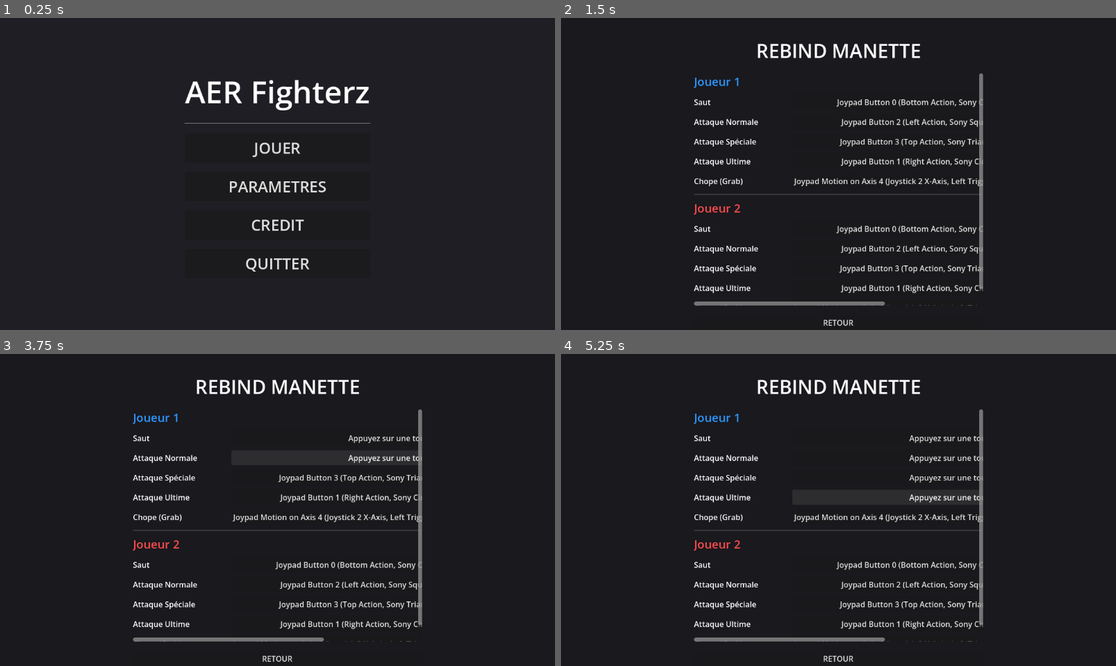
Above: before the commit, frames 1-4 (two rows, left to right).
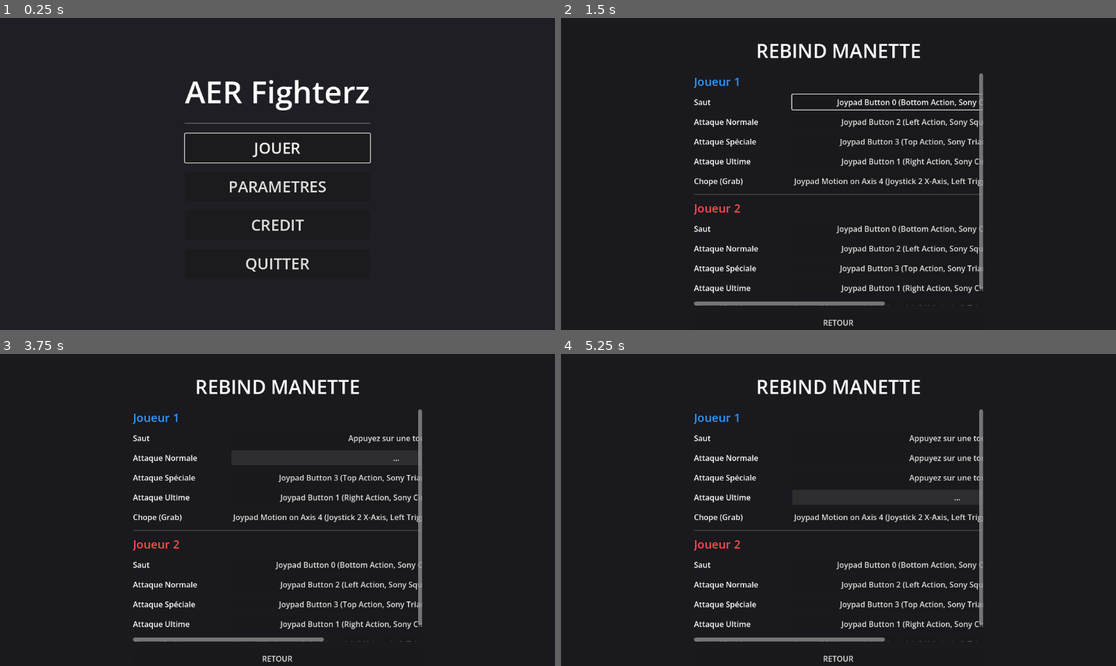
Above: after the commit, the same moments.

Repository: Alexnex31/Game-JAM-epitech
Game: Godot game, scene res://src/scenes/MainMenu.tscn
The game is run twice, just before and just after one commit, with the same random seed, the same clock (stepped at 60 frames per second) and the same inputs. The engine's default icon, where the game draws it, is replaced by a stand-in: a white triangle on a blue panel in a dark square.
Inputs:
- Up to frame 1 (0.25 s): no input
- Up to frame 2 (1.5 s): click "PARAMETRES" at 0.5 s; click "REBIND MANETTE" at 1.25 s
- Up to frame 3 (3.75 s): click "Joypad Button 0 (Bottom Actio…" at 2 s; click "Appuyez sur une touche..." at 2.75 s; click "Joypad Button 2 (Left Action,…" at 3.5 s
- Up to frame 4 (5.25 s): click "Joypad Button 3 (Top Action, …" at 4.25 s; click "Joypad Button 1 (Right Action…" at 5 s

The runs differ from the first frame. In frame 1, 0.3% of the frame differs, in the area x 33-67%, y 36-47%; in frame 2, 0.2%; in frame 3, 0.1%; in frame 4, 0.1%.

Commit message:
ADD: pause & key binding

Diff:
--- a/fighting-game/brouillon_arena.tscn
+++ b/fighting-game/brouillon_arena.tscn
@@ -3,6 +3,7 @@
 [ext_resource type="Script" uid="uid://c0cu2pi8sj3nb" path="res://scripts/area.gd" id="1_paolq"]
 [ext_resource type="Texture2D" uid="uid://bn5y7dwt1qqau" path="res://icon.svg" id="3_da5vq"]
 [ext_resource type="PackedScene" uid="uid://btjqgmgnfkknx" path="res://President.tscn" id="3_mwyi6"]
+[ext_resource type="PackedScene" uid="uid://d4x5v6w7x8y9z" path="res://src/scenes/PauseMenu.tscn" id="4_pause"]
 
 [sub_resource type="RectangleShape2D" id="RectangleShape2D_f8uun"]
 size = Vector2(1960.75, 499.5)
@@ -40,3 +41,8 @@
 player_id = 2
 
 [connection signal="body_entered" from="blast_zone" to="." method="_on_blast_zone_body_entered"]
+
+[node name="UI" type="CanvasLayer" parent="."]
+
+[node name="PauseMenu" parent="UI" instance=ExtResource("4_pause")]
+visible = false
--- a/fighting-game/project.godot
+++ b/fighting-game/project.godot
@@ -109,6 +109,48 @@
 , Object(InputEventJoypadMotion,"resource_local_to_scene":false,"resource_name":"","device":1,"axis":5,"axis_value":1.0,"script":null)
 ]
 }
+pause={
+"deadzone": 0.2,
+"events": [Object(InputEventJoypadButton,"resource_local_to_scene":false,"resource_name":"","device":0,"button_index":6,"pressure":0.0,"pressed":false,"script":null)
+, Object(InputEventJoypadButton,"resource_local_to_scene":false,"resource_name":"","device":1,"button_index":6,"pressure":0.0,"pressed":false,"script":null)
+]
+}
+ui_accept={
+"deadzone": 0.5,
+"events": [Object(InputEventJoypadButton,"resource_local_to_scene":false,"resource_name":"","device":0,"button_index":0,"pressure":0.0,"pressed":false,"script":null)
+, Object(InputEventJoypadButton,"resource_local_to_scene":false,"resource_name":"","device":1,"button_index":0,"pressure":0.0,"pressed":false,"script":null)
+]
+}
+ui_cancel={
+"deadzone": 0.5,
+"events": [Object(InputEventJoypadButton,"resource_local_to_scene":false,"resource_name":"","device":0,"button_index":1,"pressure":0.0,"pressed":false,"script":null)
+, Object(InputEventJoypadButton,"resource_local_to_scene":false,"resource_name":"","device":1,"button_index":1,"pressure":0.0,"pressed":false,"script":null)
+]
+}
+ui_up={
+"deadzone": 0.5,
+"events": [Object(InputEventJoypadMotion,"resource_local_to_scene":false,"resource_name":"","device":0,"axis":1,"axis_value":-1.0,"script":null)
+, Object(InputEventJoypadButton,"resource_local_to_scene":false,"resource_name":"","device":0,"button_index":11,"pressure":0.0,"pressed":false,"script":null)
+]
+}
+ui_down={
+"deadzone": 0.5,
+"events": [Object(InputEventJoypadMotion,"resource_local_to_scene":false,"resource_name":"","device":0,"axis":1,"axis_value":1.0,"script":null)
+, Object(InputEventJoypadButton,"resource_local_to_scene":false,"resource_name":"","device":0,"button_index":12,"pressure":0.0,"pressed":false,"script":null)
+]
+}
+ui_left={
+"deadzone": 0.5,
+"events": [Object(InputEventJoypadMotion,"resource_local_to_scene":false,"resource_name":"","device":0,"axis":0,"axis_value":-1.0,"script":null)
+, Object(InputEventJoypadButton,"resource_local_to_scene":false,"resource_name":"","device":0,"button_index":13,"pressure":0.0,"pressed":false,"script":null)
+]
+}
+ui_right={
+"deadzone": 0.5,
+"events": [Object(InputEventJoypadMotion,"resource_local_to_scene":false,"resource_name":"","device":0,"axis":0,"axis_value":1.0,"script":null)
+, Object(InputEventJoypadButton,"resource_local_to_scene":false,"resource_name":"","device":0,"button_index":14,"pressure":0.0,"pressed":false,"script":null)
+]
+}
 
 [physics]
 
--- /dev/null
+++ b/fighting-game/src/scenes/PauseMenu.tscn
@@ -0,0 +1,61 @@
+[gd_scene format=3 uid="uid://kbb40ye14i8"]
+
+[ext_resource type="Script" path="res://src/scripts/PauseMenu.gd" id="1_script"]
+
+[node name="PauseMenu" type="Control"]
+layout_mode = 3
+anchors_preset = 15
+anchor_right = 1.0
+anchor_bottom = 1.0
+grow_horizontal = 2
+grow_vertical = 2
+script = ExtResource("1_script")
+
+[node name="ColorRect" type="ColorRect" parent="."]
+layout_mode = 1
+anchors_preset = 15
+anchor_right = 1.0
+anchor_bottom = 1.0
+grow_horizontal = 2
+grow_vertical = 2
+color = Color(0, 0, 0, 0.588235)
+
+[node name="CenterContainer" type="CenterContainer" parent="."]
+layout_mode = 1
+anchors_preset = 15
+anchor_right = 1.0
+anchor_bottom = 1.0
+grow_horizontal = 2
+grow_vertical = 2
+
+[node name="VBoxContainer" type="VBoxContainer" parent="CenterContainer"]
+layout_mode = 2
+theme_override_constants/separation = 20
+
+[node name="Label" type="Label" parent="CenterContainer/VBoxContainer"]
+layout_mode = 2
+theme_override_font_sizes/font_size = 48
+text = "PAUSE"
+horizontal_alignment = 1
+
+[node name="Reprendre" type="Button" parent="CenterContainer/VBoxContainer"]
+custom_minimum_size = Vector2(250, 60)
+layout_mode = 2
+theme_override_font_sizes/font_size = 24
+text = "REPRENDRE"
+
+[node name="Parametres" type="Button" parent="CenterContainer/VBoxContainer"]
+custom_minimum_size = Vector2(250, 60)
+layout_mode = 2
+theme_override_font_sizes/font_size = 24
+text = "PARAMETRES"
+
+[node name="Quitter" type="Button" parent="CenterContainer/VBoxContainer"]
+custom_minimum_size = Vector2(250, 60)
+layout_mode = 2
+theme_override_font_sizes/font_size = 24
+text = "MENU PRINCIPAL"
+
+[connection signal="pressed" from="CenterContainer/VBoxContainer/Reprendre" to="." method="_on_reprendre_pressed"]
+[connection signal="pressed" from="CenterContainer/VBoxContainer/Parametres" to="." method="_on_parametres_pressed"]
+[connection signal="pressed" from="CenterContainer/VBoxContainer/Quitter" to="." method="_on_quitter_pressed"]
--- a/fighting-game/src/scripts/InputRebindButton.gd
+++ b/fighting-game/src/scripts/InputRebindButton.gd
@@ -15,29 +15,44 @@
 		text = "Aucune touche"
 
 func _on_pressed():
+	if is_rebinding: return # Sécurité
+
 	is_rebinding = true
+	# On désactive le focus pour que le bouton ne réagisse plus aux "clicks" UI
+	# mais on le garde visuellement pour savoir où on est
+	focus_mode = FOCUS_NONE
+
+	text = "..."
+	await get_tree().create_timer(0.2).timeout
 	text = "Appuyez sur une touche..."
 	set_process_unhandled_input(true)
 
 func _unhandled_input(event):
 	if is_rebinding:
-		if event is InputEventJoypadButton or event is InputEventJoypadMotion:
-			# Supprimer l'ancien bind
-			var old_events = InputMap.action_get_events(action_name)
-			for e in old_events:
-				InputMap.action_erase_event(action_name, e)
+		# On ignore les events "echo" (quand on reste appuyé)
+		if event is InputEventJoypadButton and event.is_echo(): return
 
-			# Ajouter le nouveau bind
+		var is_valid_event = false
+		if event is InputEventJoypadButton and event.pressed:
+			is_valid_event = true
+		elif event is InputEventJoypadMotion and abs(event.axis_value) > 0.6:
+			is_valid_event = true
+
+		if is_valid_event:
+			InputMap.action_erase_events(action_name)
 			InputMap.action_add_event(action_name, event)
 
-			is_rebinding = false
-			set_process_unhandled_input(false)
-			update_text()
-			# Empêcher l'event de se propager
+			finish_rebinding()
 			get_viewport().set_input_as_handled()
 
-		elif event.is_action_pressed("ui_cancel"): # Permet d'annuler avec Echap ou B
-			is_rebinding = false
-			set_process_unhandled_input(false)
-			update_text()
+		elif event.is_action_pressed("pause"):
+			finish_rebinding()
 			get_viewport().set_input_as_handled()
+
+func finish_rebinding():
+	is_rebinding = false
+	set_process_unhandled_input(false)
+	update_text()
+	# On réactive le focus et on le reprend
+	focus_mode = FOCUS_ALL
+	grab_focus()
--- a/fighting-game/src/scripts/MainMenu.gd
+++ b/fighting-game/src/scripts/MainMenu.gd
@@ -1,4 +1,7 @@
 extends Control
+
+func _ready():
+	$CenterContainer/VBoxContainer/Jouer.grab_focus()
 
 func _on_jouer_pressed():
 	# Lance la scène de l'arène
--- /dev/null
+++ b/fighting-game/src/scripts/PauseMenu.gd
@@ -0,0 +1,30 @@
+extends Control
+
+func _ready():
+	process_mode = Node.PROCESS_MODE_ALWAYS
+	hide()
+
+func _input(event):
+	if event.is_action_pressed("pause"):
+		toggle_pause()
+
+func toggle_pause():
+	var new_pause_state = !get_tree().paused
+	get_tree().paused = new_pause_state
+	visible = new_pause_state
+
+	if new_pause_state:
+		$CenterContainer/VBoxContainer/Reprendre.grab_focus()
+
+func _on_reprendre_pressed():
+	toggle_pause()
+
+func _on_parametres_pressed():
+	# Note: On pourrait vouloir sauvegarder l'état actuel ou juste changer de scène
+	# Pour l'instant on change de scène, mais le retour reviendra au menu principal
+	get_tree().paused = false
+	get_tree().change_scene_to_file("res://src/scenes/SettingsMenu.tscn")
+
+func _on_quitter_pressed():
+	get_tree().paused = false
+	get_tree().change_scene_to_file("res://src/scenes/MainMenu.tscn")
--- a/fighting-game/src/scripts/RebindMenu.gd
+++ b/fighting-game/src/scripts/RebindMenu.gd
@@ -1,4 +1,7 @@
 extends Control
+
+func _ready():
+	$VBoxContainer/ScrollContainer/ActionsList/Jump1/Button.grab_focus()
 
 func _on_retour_pressed():
 	get_tree().change_scene_to_file("res://src/scenes/SettingsMenu.tscn")
--- a/fighting-game/src/scripts/SettingsMenu.gd
+++ b/fighting-game/src/scripts/SettingsMenu.gd
@@ -9,8 +9,11 @@
 	resolution_option.add_item("1920x1080", 1)
 	resolution_option.add_item("Fullscreen", 2)
 
-	# Charger les valeurs actuelles (Optionnel: charger depuis une config)
+	# Charger les valeurs actuelles
 	volume_slider.value = db_to_linear(AudioServer.get_bus_volume_db(AudioServer.get_bus_index("Master")))
+
+	# Donner le focus pour la manette
+	resolution_option.grab_focus()
 
 func _on_resolution_option_item_selected(index):
 	match index:
Not shown, added: fighting-game/src/scripts/PauseMenu.gd.uid
